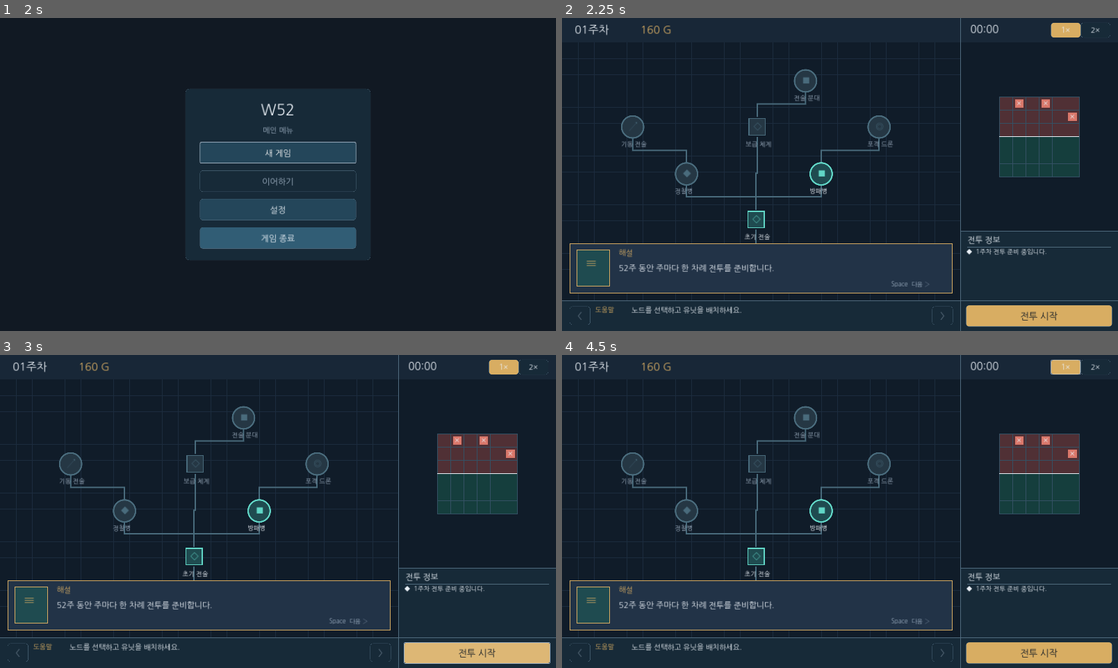
Above: before the commit, frames 1-4 (two rows, left to right).
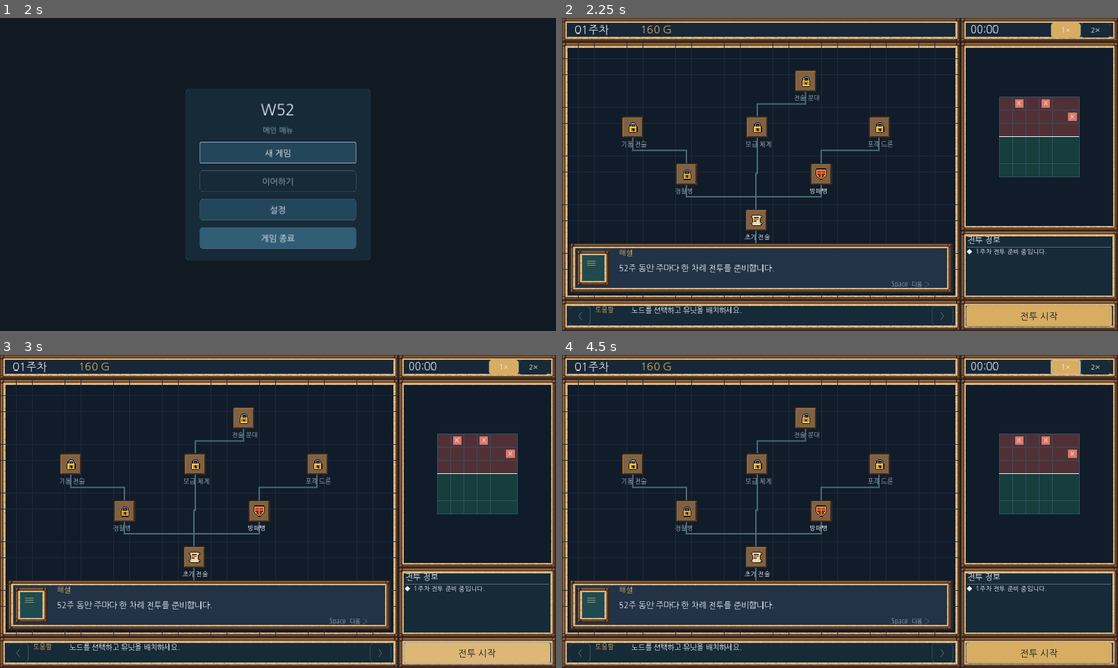
Above: after the commit, the same moments.

Repository: xcliming-svg/w52
Game: Godot game, scene res://main.tscn
The game is run twice, just before and just after one commit, with the same random seed, the same clock (stepped at 60 frames per second) and the same inputs.
Inputs (mouse positions are in pixels of both pictures, inside the frame that each line leads up to):
- Up to frame 1 (2 s): tap Enter at 0.5 s; move the mouse to (400, 158) at 0.52 s; click (400, 158) at 0.67 s; tap Space at 0.77, 1.25 s; drag from (166, 190) to (250, 237) at 1.27 s
- Up to frame 2 (2.25 s): click "새 게임" at 2 s
- Up to frame 3 (3 s): click "전투 시작" at 2.75 s
- Up to frame 4 (4.5 s): click "전투 시작" at 3.5 s; click "1×" at 4.25 s

Frame 1 is identical in both runs. In frame 2, 20% of the frame differs, in the area x 0-100%, y 0-100%; in frame 3, 20%; in frame 4, 20%.

Commit message:
feat(ui): apply selected pixel fantasy borders and skill-tree frames

Diff:
--- a/scripts/game.gd
+++ b/scripts/game.gd
@@ -5,6 +5,21 @@
 
 const UI = preload("res://scripts/ui_style.gd")
 const FONT: Font = preload("res://assets/fonts/ui_ko_subset.woff2")
+# Pixel UI Fantasy Free: selectively used art, kept separate from the global UI theme.
+const PIXEL_PANEL: Texture2D = preload("res://assets/ui/pixel_fantasy/frame.png")
+const PIXEL_SLOT: Texture2D = preload("res://assets/ui/pixel_fantasy/slot.png")
+const PIXEL_SLOT_ACTIVE: Texture2D = preload("res://assets/ui/pixel_fantasy/slot_active.png")
+const ICON_GEM: Texture2D = preload("res://assets/ui/pixel_fantasy/gem.png")
+const ICON_SCROLL: Texture2D = preload("res://assets/ui/pixel_fantasy/scroll.png")
+const ICON_SHIELD: Texture2D = preload("res://assets/ui/pixel_fantasy/shield.png")
+const ICON_ARROW: Texture2D = preload("res://assets/ui/pixel_fantasy/arrow_right.png")
+const ICON_CHEST: Texture2D = preload("res://assets/ui/pixel_fantasy/chest.png")
+const ICON_SWORD: Texture2D = preload("res://assets/ui/pixel_fantasy/sword.png")
+const ICON_LOCK: Texture2D = preload("res://assets/ui/pixel_fantasy/lock.png")
+const PIXEL_SCALE := 3.0
+const NODE_FRAME_SIZE := 75.0
+const NODE_FRAME_SELECTED_SIZE := 84.0 # Exactly 1.12x, both integer pixel sizes
+const NODE_ICON_SIZE := 48.0
 const MAX_WEEK := 52
 const DEMO_BATTLE_COST := 40
 const DEMO_WEEK_REWARD := 70
@@ -55,12 +70,32 @@
 var log_column: VBoxContainer
 var tree_surface: Control
 var tree_canvas: Control
+var pixel_panel_border: StyleBoxTexture
+var pixel_slot_border: StyleBoxTexture
+var pixel_slot_border_active: StyleBoxTexture
+var pixel_icons: Dictionary
 var popup_surface: Control
 var dialogue_surface: Control
 
 
 func _ready() -> void:
     mouse_filter = Control.MOUSE_FILTER_STOP
+    # 3x source pixels in the 1920x1080 layout are 2x at the 1280x720 default window.
+    # Do not change the game resolution, transforms, input geometry, or Korean font.
+    texture_filter = CanvasItem.TEXTURE_FILTER_NEAREST
+    pixel_panel_border = _pixel_style_box(PIXEL_PANEL, 6, false)
+    pixel_slot_border = _pixel_style_box(PIXEL_SLOT, 3, true)
+    pixel_slot_border_active = _pixel_style_box(PIXEL_SLOT_ACTIVE, 3, true)
+    pixel_icons = {
+        "root": _pixel_texture(ICON_GEM),
+        "command": _pixel_texture(ICON_SCROLL),
+        "guard": _pixel_texture(ICON_SHIELD),
+        "scout": _pixel_texture(ICON_ARROW),
+        "mobility": _pixel_texture(ICON_ARROW),
+        "supply": _pixel_texture(ICON_CHEST),
+        "elite": _pixel_texture(ICON_SWORD),
+        "locked": _pixel_texture(ICON_LOCK),
+    }
     _create_controls()
     _set_week_intro()
     _refresh_all()
@@ -233,7 +268,8 @@
     # A recognizable unit of the tree is one entire node plus its name label.
     # Use its largest hover/selection icon size and the measured label width.
     var p: Vector2 = node["p"]
-    var radius := 38.0 * 1.12
+    # Account for the nearest 3px snap when guaranteeing a complete visible node.
+    var radius := maxf(38.0 * 1.12, NODE_FRAME_SELECTED_SIZE * 0.5 + PIXEL_SCALE * 0.5)
     var label_width := FONT.get_string_size(str(node["name"]), HORIZONTAL_ALIGNMENT_LEFT, -1, 22).x
     var left := minf(p.x - radius, p.x - 40.0)
     var right := maxf(p.x + radius, p.x - 40.0 + label_width)
@@ -584,7 +620,7 @@
 
 func _layer_box(surface: Control, rect: Rect2, fill: Color, border: Color = UI.BORDER) -> void:
     surface.draw_rect(rect, fill)
-    surface.draw_rect(rect, border, false, 2.0)
+    surface.draw_style_box(pixel_panel_border, _pixel_rect(rect))
 
 
 func _queue_ui_redraw() -> void:
@@ -598,25 +634,55 @@
 
 
 func _box(rect: Rect2, fill: Color, border: Color = UI.BORDER) -> void:
+    # Battlefield cell borders remain thin and color-coded.
     draw_rect(rect, fill)
     draw_rect(rect, border, false, 2.0)
+
+
+func _pixel_texture(source: Texture2D) -> Texture2D:
+    # Upscale *once* with nearest-neighbor. Avoid fractional UV scales at draw time.
+    var image: Image = source.get_image()
+    image.resize(image.get_width() * 3, image.get_height() * 3, Image.INTERPOLATE_NEAREST)
+    return ImageTexture.create_from_image(image)
+
+
+func _pixel_style_box(source: Texture2D, source_margin: int, with_center: bool) -> StyleBoxTexture:
+    var style := StyleBoxTexture.new()
+    style.texture = _pixel_texture(source)
+    style.set_texture_margin_all(float(source_margin) * PIXEL_SCALE)
+    style.draw_center = with_center
+    style.axis_stretch_horizontal = StyleBoxTexture.AXIS_STRETCH_MODE_TILE
+    style.axis_stretch_vertical = StyleBoxTexture.AXIS_STRETCH_MODE_TILE
+    return style
+
+
+func _pixel_rect(rect: Rect2) -> Rect2:
+    # Keep border endpoints on exact 3px logical-pixel grid.
+    var start := (rect.position / PIXEL_SCALE).round() * PIXEL_SCALE
+    var finish := (rect.end / PIXEL_SCALE).round() * PIXEL_SCALE
+    return Rect2(start, finish - start)
+
+
+func _framed_box(rect: Rect2, fill: Color) -> void:
+    draw_rect(rect, fill)
+    draw_style_box(pixel_panel_border, _pixel_rect(rect))
 
 
 func _draw() -> void:
     # Fixed HUD background is drawn at the root; TreeArt renders in a clipped
     # child Control and can never paint into the battlefield or other panels.
     draw_rect(Rect2(0, 0, 1920, 1080), UI.BACKGROUND)
-    _box(TREE_RECT, UI.GAME_BACKGROUND)
+    _framed_box(TREE_RECT, UI.GAME_BACKGROUND)
     for x in range(0, 1376, 56):
         draw_line(Vector2(x, 84), Vector2(x, 976), UI.GRID, 1.0)
     for y in range(84, 976, 56):
         draw_line(Vector2(0, y), Vector2(1376, y), UI.GRID, 1.0)
-    _box(Rect2(0, 0, 1376, 84), UI.HEADER)
-    _box(Rect2(1376, 0, 544, 84), UI.HEADER)
-    _box(Rect2(0, 976, 1376, 104), UI.PANEL)
-    _box(Rect2(1376, 84, 544, 652), UI.GAME_BACKGROUND)
-    _box(Rect2(1376, 736, 544, 240), UI.PANEL)
-    _box(Rect2(1376, 976, 544, 104), UI.PANEL)
+    _framed_box(Rect2(0, 0, 1376, 84), UI.HEADER)
+    _framed_box(Rect2(1376, 0, 544, 84), UI.HEADER)
+    _framed_box(Rect2(0, 976, 1376, 104), UI.PANEL)
+    _framed_box(Rect2(1376, 84, 544, 652), UI.GAME_BACKGROUND)
+    _framed_box(Rect2(1376, 736, 544, 240), UI.PANEL)
+    _framed_box(Rect2(1376, 976, 544, 104), UI.PANEL)
     _text("%02d주차" % week, Vector2(44, 16), 38)
     draw_line(Vector2(233, 17), Vector2(233, 67), UI.BORDER, 2)
     _text("%s G" % _group_digits(g), Vector2(271, 17), 37, UI.GOLD)
@@ -674,20 +740,21 @@
         var focused := id == selected_id
         var hovered := id == hover_id
         var radius := 38.0 * (1.12 if focused or hovered else 1.0)
-        var kind := str(node["kind"])
-        var fill := UI.LOCKED if locked else UI.NODE_FILL
-        var border := UI.TREE_LINE if locked else (UI.GOLD if focused else UI.TEAL)
-        if kind == "branch":
-            tree_canvas.draw_rect(Rect2(p - Vector2.ONE * radius * 0.75, Vector2.ONE * radius * 1.5), fill)
-            tree_canvas.draw_rect(Rect2(p - Vector2.ONE * radius * 0.75, Vector2.ONE * radius * 1.5), border, false, 3.0)
-        elif kind == "root":
-            tree_canvas.draw_colored_polygon(PackedVector2Array([p+Vector2(0,-radius),p+Vector2(radius,0),
-                p+Vector2(0,radius),p+Vector2(-radius,0)]), fill)
+        # 75px normal / 84px selected makes the 1.12x effect pixel-exact.
+        var frame_size := NODE_FRAME_SELECTED_SIZE if focused or hovered else NODE_FRAME_SIZE
+        var frame_rect := _pixel_rect(Rect2(p - Vector2.ONE * (frame_size * 0.5),
+            Vector2.ONE * frame_size))
+        tree_canvas.draw_style_box(
+            pixel_slot_border_active if focused or hovered else pixel_slot_border, frame_rect)
+        # A locked node shows a lock. The drone has no matching icon in the free pack,
+        # so keep its existing placeholder symbol rather than mislabel its function.
+        var icon: Texture2D = pixel_icons.get("locked" if locked else id) as Texture2D
+        if icon != null:
+            var icon_pos := (frame_rect.position + Vector2.ONE * ((frame_size - NODE_ICON_SIZE) * 0.5))
+            icon_pos = (icon_pos / PIXEL_SCALE).round() * PIXEL_SCALE
+            tree_canvas.draw_texture(icon, icon_pos)
         else:
-            tree_canvas.draw_circle(p, radius, fill)
-            tree_canvas.draw_arc(p, radius, 0.0, TAU, 48, border, 4.0, true)
-        var symbol: String = str(node["symbol"])
-        _layer_text(tree_canvas, symbol, p + Vector2(-13, -22), 31, border)
+            _layer_text(tree_canvas, str(node["symbol"]), p + Vector2(-13, -22), 31, UI.GOLD)
         _layer_text(tree_canvas, str(node["name"]), p + Vector2(-40, radius + 7), 22, UI.MUTED if locked else UI.TEXT)
 
 
Binary file added: assets/ui/pixel_fantasy/arrow_right.png
Binary file added: assets/ui/pixel_fantasy/chest.png
Binary file added: assets/ui/pixel_fantasy/frame.png
Binary file added: assets/ui/pixel_fantasy/gem.png
Binary file added: assets/ui/pixel_fantasy/lock.png
Binary file added: assets/ui/pixel_fantasy/scroll.png
Binary file added: assets/ui/pixel_fantasy/shield.png
Binary file added: assets/ui/pixel_fantasy/slot.png
Binary file added: assets/ui/pixel_fantasy/slot_active.png
Binary file added: assets/ui/pixel_fantasy/sword.png
Not shown, added: assets/ui/pixel_fantasy/ATTRIBUTION.md
